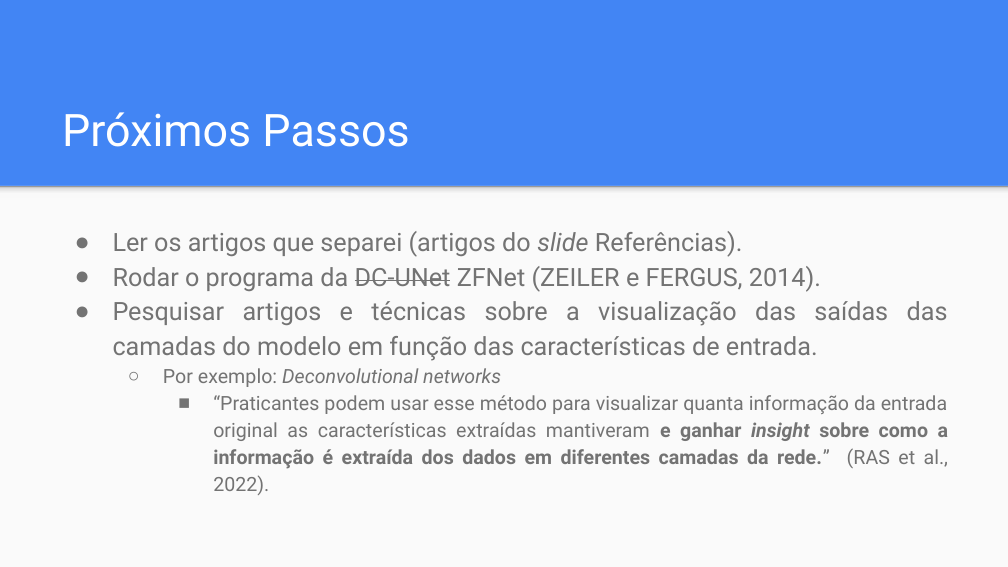
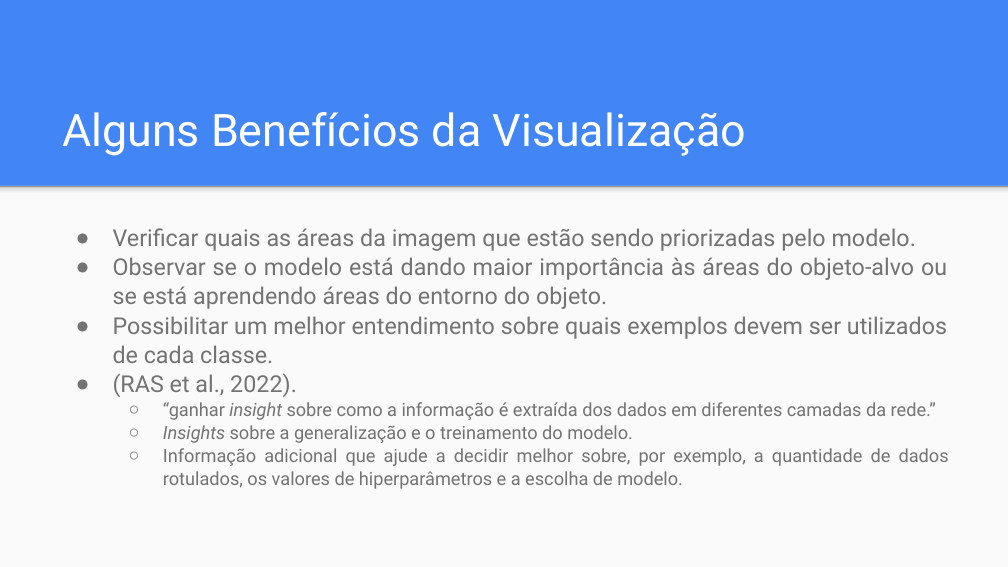
Before and after one commit to danieldasilvacosta/pucrio--vc--trabalhos--2022.2, a slide deck: slide 6 of Trabalho Final - Daniel da Silva Costa/Trabalho Final - Daniel da Silva Costa.pptx. Drawn at 1008x567 pixels with LibreOffice and Linux fonts; fonts in the diff are those of the drawing. Boxes give left, top, right and bottom in pixels: in the first picture for what was removed or moved away, otherwise in the second. Text is boxed around its words. In the diff, an @@ line names an element or a change of style, - is before the commit and + after.

```diff
--- a/Trabalho Final - Daniel da Silva Costa/Trabalho Final - Daniel da Silva Costa.pptx
+++ b/Trabalho Final - Daniel da Silva Costa/Trabalho Final - Daniel da Silva Costa.pptx
@@ title at [62, 112, 746, 156]: text changed @@
-Próximos Passos
+Alguns Benefícios da Visualização
@@ text at [113, 228, 949, 489]: text changed; size 14 to 16.6 pt @@
-● Ler os artigos que separei (artigos do slide Referências).
-● Rodar o programa da DC-UNet ZFNet (ZEILER e FERGUS, 2014).
-● Pesquisar artigos e técnicas sobre a visualização das saídas das camadas do modelo em função das características de entrada.
-  ○ Por exemplo: Deconvolutional networks
-    ■ “Praticantes podem usar esse método para visualizar quanta informação da entrada original as características extraídas mantiveram e ganhar insight sobre como a informação é extraída dos dados em diferentes camadas da rede.” (RAS et al., 2022).
+● Verificar quais as áreas da imagem que estão sendo priorizadas pelo modelo.
+● Observar se o modelo está dando maior importância às áreas do objeto-alvo ou se está aprendendo áreas do entorno do objeto.
+● Possibilitar um melhor entendimento sobre quais exemplos devem ser utilizados de cada classe.
+● (RAS et al., 2022).
+  ○ “ganhar insight sobre como a informação é extraída dos dados em diferentes camadas da rede.”
+  ○ Insights sobre a generalização e o treinamento do modelo.
+  ○ Informação adicional que ajude a decidir melhor sobre, por exemplo, a quantidade de dados rotulados, os valores de hiperparâmetros e a escolha de modelo.
```
Also in this commit, not shown: 4 other slides changed, 9 slides added, 2 other files.
